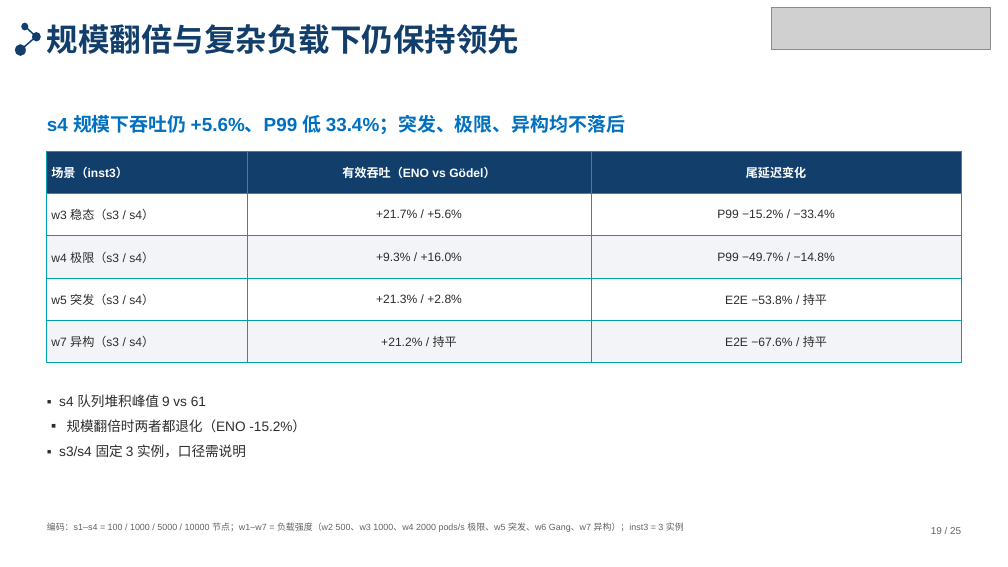
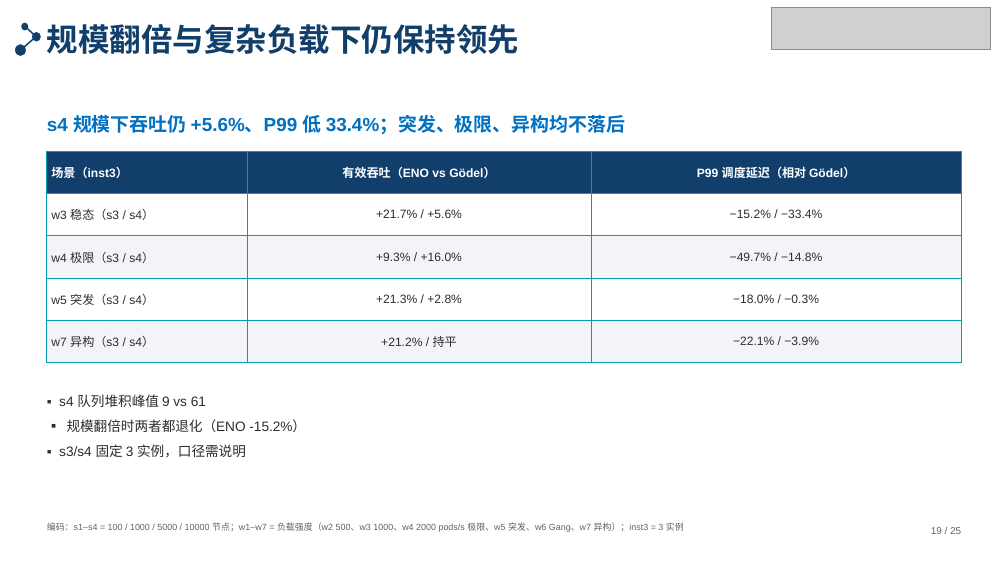
Before and after one commit to tengfei86/godel-scheduler, a slide deck: slide 19 of docs/thesis/defense/答辩PPT-北航模板版.pptx. Drawn at 1008x567 pixels with LibreOffice and Linux fonts; fonts in the diff are those of the drawing; grey boxes stand for pictures. Boxes give left, top, right and bottom in pixels: in the first picture for what was removed or moved away, otherwise in the second. Text is boxed around its words. In the diff, an @@ line names an element or a change of style, - is before the commit and + after.

```diff
--- a/docs/thesis/defense/答辩PPT-北航模板版.pptx
+++ b/docs/thesis/defense/答辩PPT-北航模板版.pptx
@@ table at bbox=[47, 151, 961, 363] @@
-row 1, column 3: 尾延迟变化
+row 1, column 3: P99 调度延迟（相对 Gödel）
-row 2, column 3: P99 −15.2% / −33.4%
+row 2, column 3: −15.2% / −33.4%
-row 3, column 3: P99 −49.7% / −14.8%
+row 3, column 3: −49.7% / −14.8%
-row 4, column 3: E2E −53.8% / 持平
+row 4, column 3: −18.0% / −0.3%
-row 5, column 3: E2E −67.6% / 持平
+row 5, column 3: −22.1% / −3.9%
```
Also in this commit, not shown: 3 other files.
